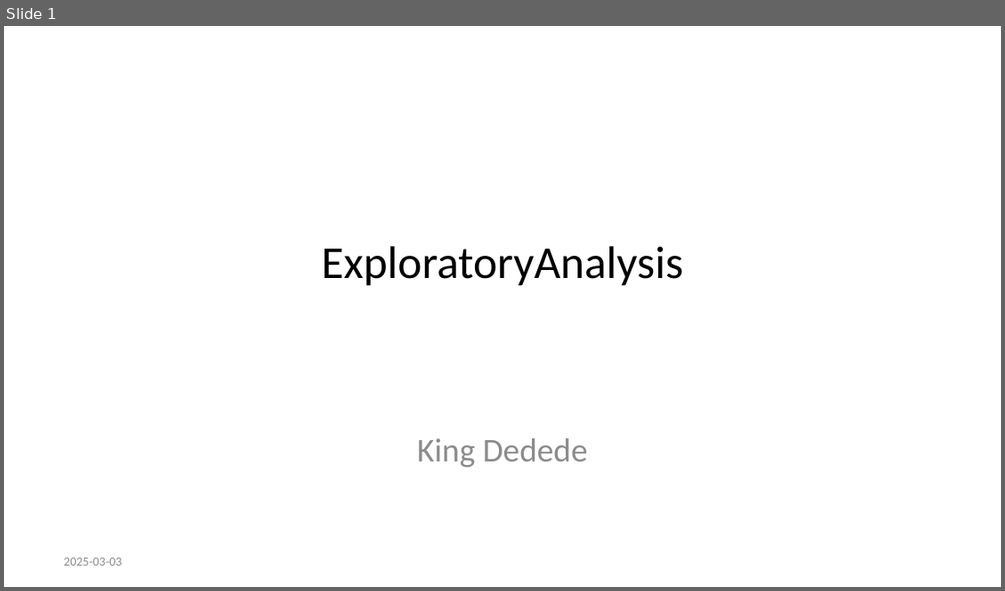
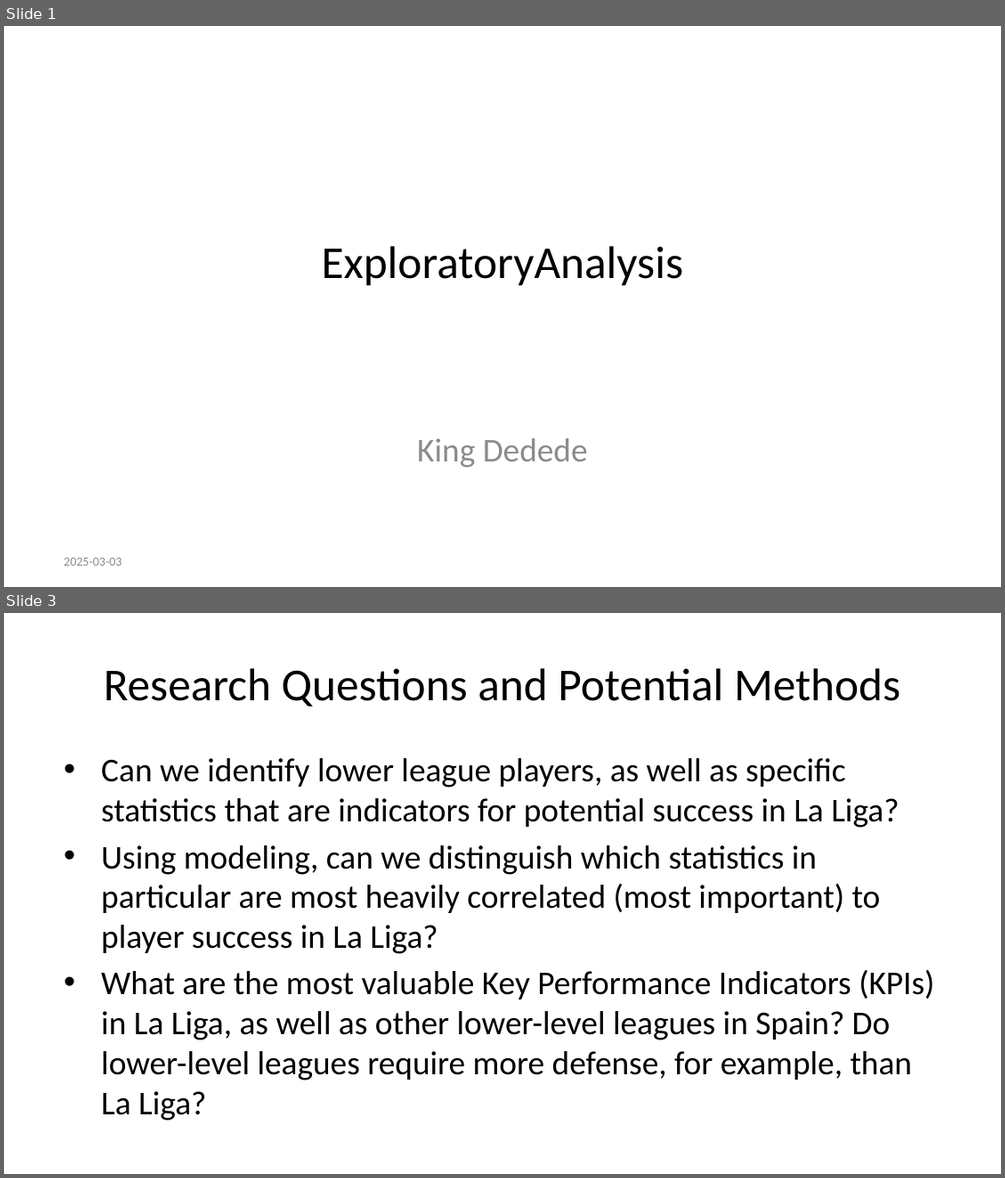
Before and after one commit to HendersonAR/Capstone, a slide deck: PresentationDeck1.pptx. Shown one above the other, each under a label of ours: slide 1 before the commit, slides 1 and 3 after it; the slides between them are not shown. The pictures are 1005x591 and 1005x1178 pixels, drawn with LibreOffice and Linux fonts; fonts in the diff are those of the drawing. Boxes give left, top, right and bottom in pixels: in the first picture for what was removed or moved away, otherwise in the second. Text is boxed around its words. In the diff, an @@ line names an element or a change of style, - is before the commit and + after.

```diff
--- a/PresentationDeck1.pptx
+++ b/PresentationDeck1.pptx
@@ slide 3 added at [4,613,1001,1174], background #FFFFFF @@
@@ title added at [104,668,900,706], 33 pt, text #000000 @@
+Research Questions and Potential Methods
@@ text added at [101,758,934,1120], 24 pt, text #000000 @@
+• Can we identify lower league players, as well as specific statistics that are indicators for potential success in La Liga?
+• Using modeling, can we distinguish which statistics in particular are most heavily correlated (most important) to player success in La Liga?
+• What are the most valuable Key Performance Indicators (KPIs) in La Liga, as well as other lower-level leagues in Spain? Do lower-level leagues require more defense, for example, than La Liga?
```
Also in this commit, not shown: 2 other slides added, 1 slide removed, 1 other file.
